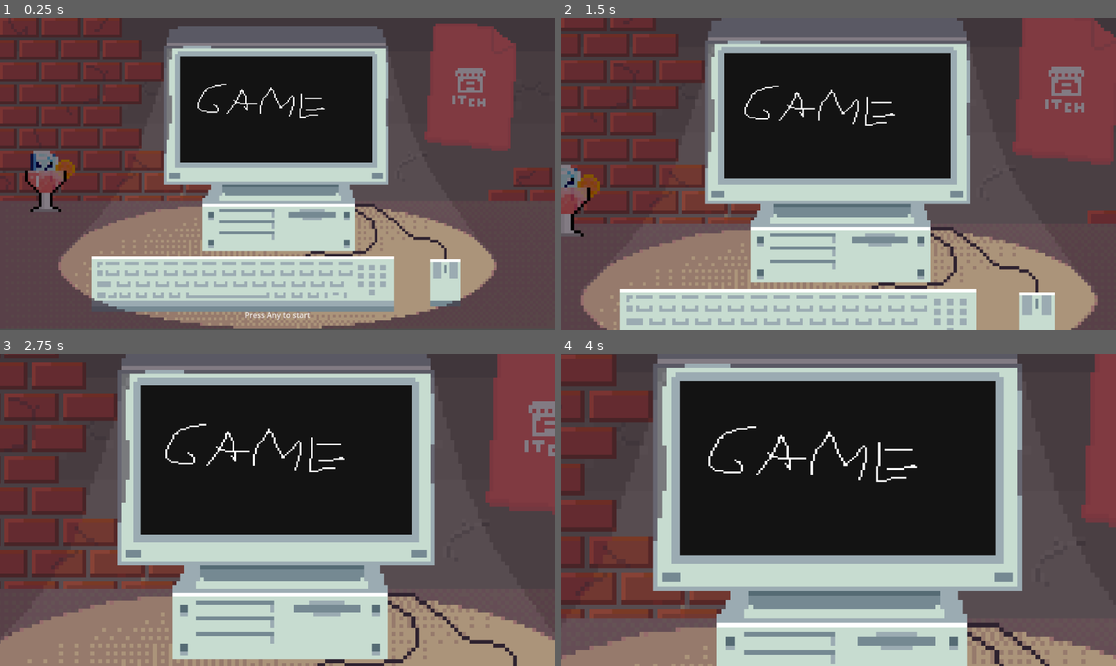
Above: before the commit, frames 1-4 (two rows, left to right).
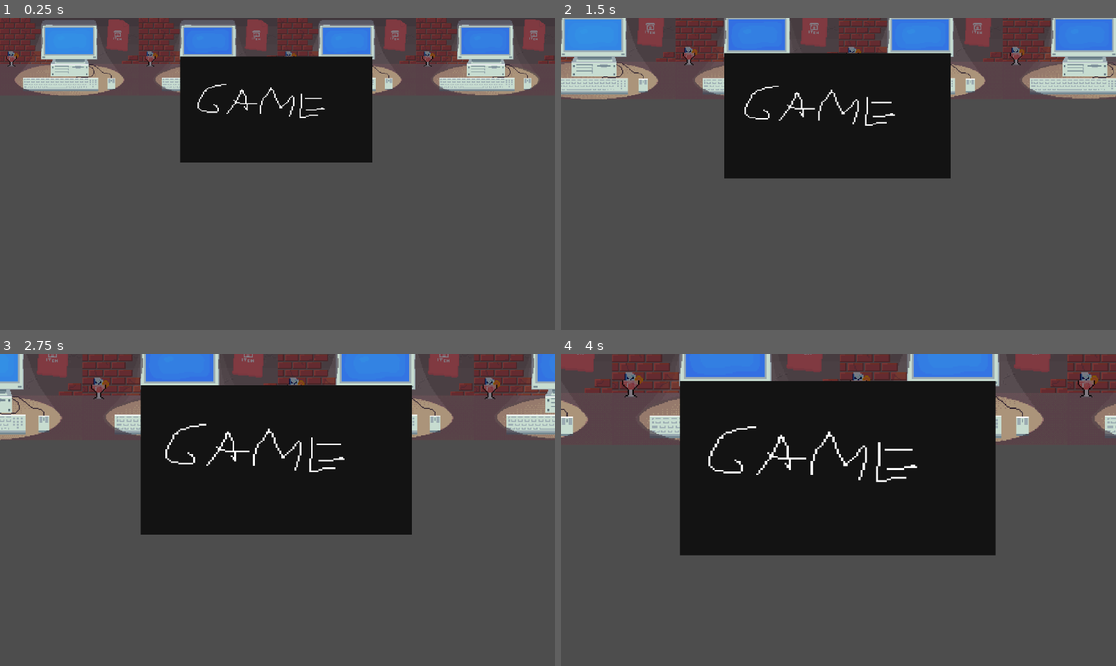
Above: after the commit, the same moments.

Repository: gabl18/PULS-Game-Jam
Game: Godot game, scene res://UI/opening_scene.tscn
The game is run twice, just before and just after one commit, with the same random seed, the same clock (stepped at 60 frames per second) and the same inputs. The project has no main scene, so this scene is started directly.
Inputs (mouse positions are in pixels of both pictures, inside the frame that each line leads up to):
- Up to frame 1 (0.25 s): no input
- Up to frame 2 (1.5 s): tap Enter at 0.5 s; move the mouse to (960, 158) at 0.52 s; hold Space (Credits_Speed_Up) 0.53-1.28 s; click (960, 158) at 0.67 s; move the mouse to (727, 189) at 1.27 s; click (727, 189) at 1.42 s
- Up to frame 3 (2.75 s): move the mouse to (333, 441) at 2.02 s; hold Space (Credits_Speed_Up) from 2.03 s (still down); click (333, 441) at 2.17 s
- Up to frame 4 (4 s): move the mouse to (810, 572) at 2.77 s; click (810, 572) at 2.92 s; move the mouse to (1005, 556) at 3.52 s; release Space (Credits_Speed_Up) at 3.53 s; click (1005, 556) at 3.67 s

The runs differ from the first frame. In frame 1, 57% of the frame differs, in the area x 0-100%, y 0-100%; in frame 2, 63%; in frame 3, 56%; in frame 4, 47%.

Commit message:
computer_spritesheet

Diff:
--- a/UI/credits.tscn
+++ b/UI/credits.tscn
@@ -1,6 +1,6 @@
 [gd_scene load_steps=5 format=3 uid="uid://bdc3ra37a6mpe"]
 
-[ext_resource type="Script" uid="uid://dka5hvxrx4n4r" path="res://UI/credits.gd" id="1_2g780"]
+[ext_resource type="Script" path="res://addons/credits.gd" id="1_2g780"]
 [ext_resource type="Texture2D" uid="uid://c1nm1h0mwv76y" path="res://assets/Art/button_9patch.png" id="1_uuuvy"]
 [ext_resource type="LabelSettings" uid="uid://crmxhf77knfiu" path="res://assets/Fonts/UI_Font_Basic.tres" id="2_kk2ga"]
 [ext_resource type="PackedScene" uid="uid://cmmk31d282i46" path="res://addons/CREDITS/GodotCredits.tscn" id="3_kk2ga"]
--- a/UI/opening_scene.tscn
+++ b/UI/opening_scene.tscn
@@ -316,10 +316,10 @@
 anchors_preset = 15
 anchor_right = 1.0
 anchor_bottom = 1.0
-offset_left = -72.0
-offset_top = 1.0
-offset_right = -72.0
-offset_bottom = 1.0
+offset_left = -73.0434
+offset_top = -13.4613
+offset_right = -73.0434
+offset_bottom = 16.5388
 grow_horizontal = 2
 grow_vertical = 2
 texture = SubResource("AtlasTexture_t15b3")
@@ -329,8 +329,10 @@
 anchors_preset = 15
 anchor_right = 1.0
 anchor_bottom = 1.0
-offset_left = 80.0
-offset_right = 80.0
+offset_left = 87.9522
+offset_top = -2.23716
+offset_right = 38.9521
+offset_bottom = -1.23714
 grow_horizontal = 2
 grow_vertical = 2
 texture = SubResource("AtlasTexture_n6hmc")
@@ -345,6 +347,7 @@
 texture = SubResource("AtlasTexture_2ldhc")
 
 [node name="MarginContainer" type="MarginContainer" parent="CanvasLayer"]
+visible = false
 anchors_preset = 15
 anchor_right = 1.0
 anchor_bottom = 1.0
Binary file added: UI/Computer.gif
Not shown: 1 places in UI/opening_scene.tscn that only renumber resources
Binary file added: assets/Art/Aseprite/Computer.aseprite
Binary file added: assets/Art/Aseprite/Credits.aseprite
Binary file removed: assets/Art/Computer.aseprite
Binary file changed: assets/Art/Computer.png
Binary file removed: assets/Art/Credits.aseprite
Not shown, added: assets/Art/computer_spritesheet.png.import
